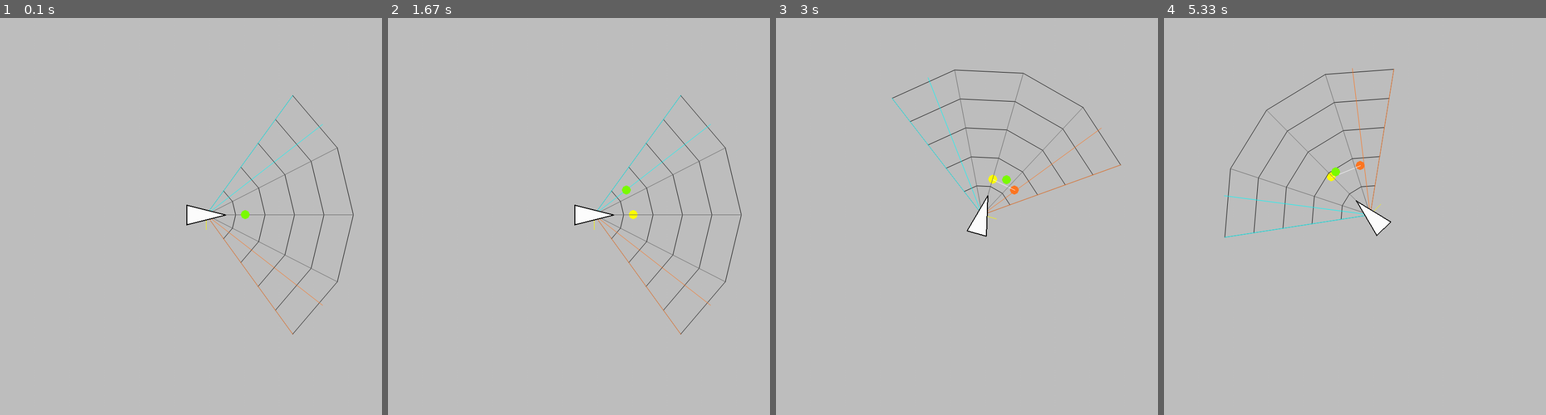
Above: before the commit, frames 1-4 (left to right).
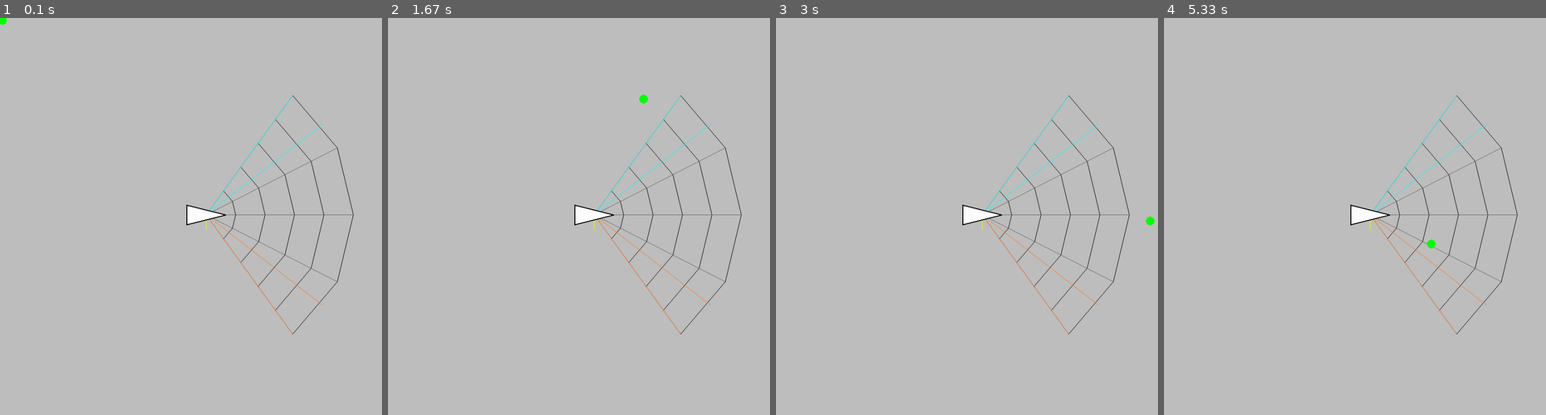
Above: after the commit, the same moments.

Repository: DoYouEvenStackSmash/active-target-coverage
Game: pygame game, started from src/test-driver.py
The game is run twice, just before and just after one commit, with the same random seed, the same clock (stepped at 60 frames per second) and the same inputs.
Inputs (mouse positions are in pixels of both pictures, inside the frame that each line leads up to):
- Up to frame 1 (0.1 s): no input
- Up to frame 2 (1.67 s): move the mouse to (613, 283) at 0.37 s; move the mouse to (479, 188) at 0.87 s; move the mouse to (643, 97) at 1.22 s
- Up to frame 3 (3 s): move the mouse to (1005, 180) at 1.82 s; move the mouse to (1150, 220) at 2.55 s
- Up to frame 4 (5.33 s): move the mouse to (1511, 176) at 3.42 s; move the mouse to (1431, 244) at 4.38 s

The runs differ from the first frame. In frame 1, less than 0.1% of the frame differs, in the area x 0-66%, y 0-51%; in frame 2, 0.1%; in frame 3, 2.7%; in frame 4, 2.8%, in the area x 15-93%, y 12-80%.

Commit message:
tried to add a track with a jump discontinuity for testing the agent

Diff:
--- a/src/StreamingObjectTrackManager.py
+++ b/src/StreamingObjectTrackManager.py
@@ -39,7 +39,7 @@
         "avg_tolerance": 10,
         "track_lifespan": 2,
         "default_avg_dist": 10,
-        "radial_exclusion": 100,
+        "radial_exclusion": 80,
     }
     display_constants = {"trail_len": 0}
 
--- a/src/test-driver.py
+++ b/src/test-driver.py
@@ -304,9 +304,9 @@
     pygame.init()
     screen = pafn.create_display(1000, 1000)
     pafn.clear_frame(screen)
-    circular_test(screen, sensing_agent, environment)
+    # circular_test(screen, sensing_agent, environment)
     # interactive_single_agent_test(screen, sensing_agent, environment)
-    # single_agent_mouse_test(screen, sensing_agent, environment)
+    single_agent_mouse_test(screen, sensing_agent, environment)
     # multi_agent_mouse_test(screen, environment)
 
 
--- a/src/test-multitrack.py
+++ b/src/test-multitrack.py
@@ -116,15 +116,15 @@
     for k in environment.agents:
         draw_sensing_agent(screen, environment.agents[k])
     for i in range(n):
-        pafn.clear_frame(screen)
+        # pafn.clear_frame(screen)
 
         for p in range(len(paths)):
             render_path(screen, paths[p], colors[p])
 
         for k in environment.agents:
             sensing_agent = environment.agents[k]
-            agent_update(sensing_agent)
-            draw_sensing_agent(screen, environment.agents[k])
+            # agent_update(sensing_agent)
+            # draw_sensing_agent(screen, environment.agents[k])
             if sensing_agent.obj_tracker.active_tracks == None:
                 continue
             for t in range(len(sensing_agent.obj_tracker.active_tracks)):
@@ -137,8 +137,9 @@
                         screen, (curr_pt, pred_pt), pafn.colors["white"]
                     )
         for j, t in enumerate(environment.targets):
+            print(i)
             t.origin = paths[j][i]
-            pafn.frame_draw_dot(screen, paths[j][i], colors[j])
+            # pafn.frame_draw_dot(screen, paths[j][i-1], colors[j])
         environment.visible_targets()
         pygame.display.update()
         time.sleep(0.2)
@@ -163,16 +164,16 @@
     min_x, min_y = 50, 50
     max_x, max_y = 700, 700
     # origins = [(100,50)]#, (50,50)]#, (50,100)]
-    origins = [(100, 50), (600, 100), (50, 100)]
+    origins = [(50, 100), (300,600)]#, 100), (50, 100)]
     # origins.reverse()
-    destinations = [(450, 700), (700, 450), (100, 600), (700, 700), (700, 450)]
+    destinations = [(400, 600), (950, 450), (100, 600), (700, 700), (700, 450)]
     vertices = []
     vertices.append(gfn.get_isosceles_vertex(origins[0], destinations[0], -1, 45))
     # vertices.append(gfn.get_isosceles_vertex(origins[1], destinations[1]))
     # vertices.append(gfn.get_midpoint(origins[1], destinations[1]))
-    # vertices.append(gfn.get_isosceles_vertex(origins[1], destinations[1],1,35))
-    vertices.append(gfn.get_midpoint(origins[1], destinations[2]))
-    n = 30
+    vertices.append(gfn.get_isosceles_vertex(origins[1], destinations[1],-1,-35))
+    # vertices.append(gfn.get_midpoint(origins[1], destinations[1]))
+    n = 15
     paths = []
     for i in range(len(vertices)):
         l1 = gfn.lerp_list(origins[i], vertices[i], n)
@@ -183,6 +184,13 @@
             pts.append(gfn.lerp(l1[j], l2[j], step * j))
         pts.append(l2[-1])
         paths.append(pts)
+    # path_1 = []
+    # for p in paths:
+    #     for pt in p:
+    #         path_1.append(pt)
+    # paths = [path_1]
+    print(paths)
+
     # paths[1].reverse()
     colors = [pafn.colors["green"], pafn.colors["red"], pafn.colors["cyan"]]
     environment = Environment()
@@ -190,14 +198,14 @@
     sensing_agent_2 = init_sensing_agent(SensingAgent(), origin=(400, 50), _id=1)
     sensing_agent_2.centered_sensor.fov_width = np.pi / 4
     sensing_agent_2.centered_sensor.fov_radius = 500
-    # sensing_agent_2.ALLOW_TRANSLATION = False
-    # sensing_agent.ALLOW_ROTATION = False
+    sensing_agent.ALLOW_TRANSLATION = False
+    sensing_agent.ALLOW_ROTATION = False
     # theta, r = mfn.car2pol(origins[1], destinations[1])
-    sensing_agent.centered_sensor.fov_radius = 400
+    sensing_agent.centered_sensor.fov_radius = 1100
     sensing_agent.centered_sensor.fov_width = np.pi / 2
     # sensing_agent.exoskeleton.fov_theta = np.pi / 4
 
-    for i in range(len(vertices)):
+    for i in range(1):
         environment.add_target(Target(origins[i], _id=i))
 
     environment.agents[0] = sensing_agent
@@ -207,7 +215,7 @@
         render_path(screen, path, colors[i])
     pygame.display.update()
 
-    multitrack(screen, environment, paths, colors, n)
+    multitrack(screen, environment, paths, colors, 30)
 
     time.sleep(10)
     sys.exit()
